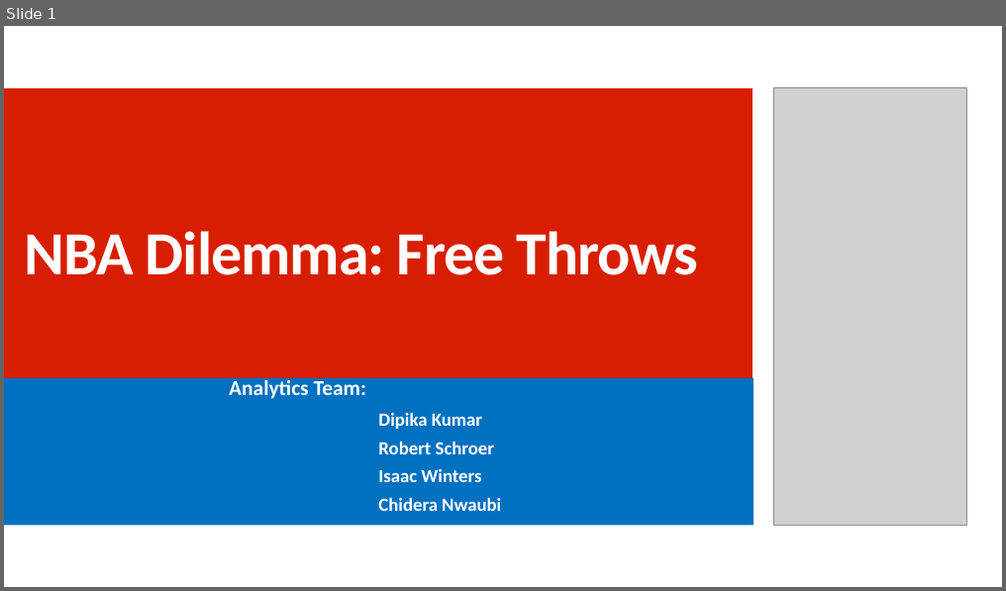
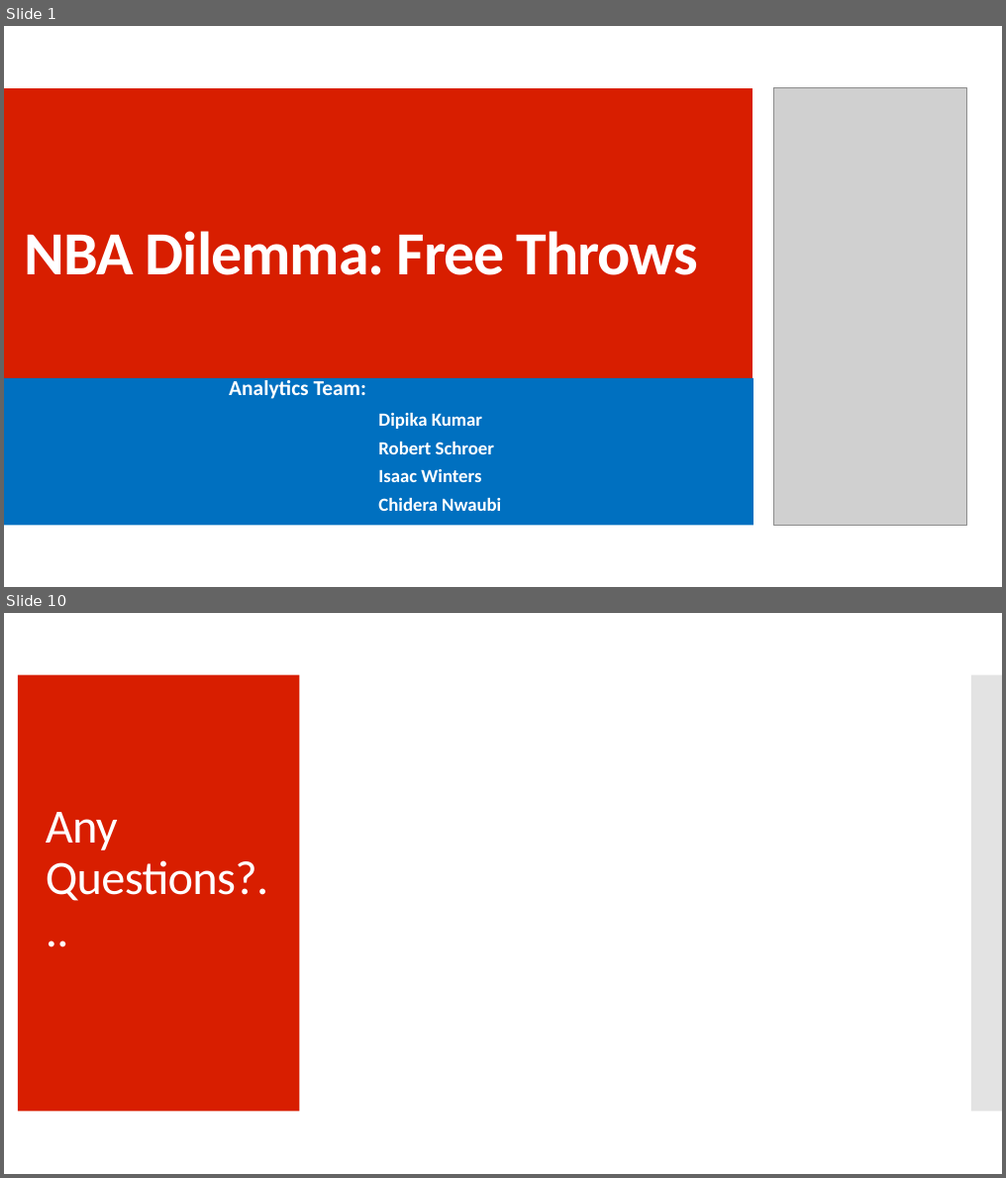
Before and after one commit to cnwaubi/LuckyNumber7, a slide deck: Presentation.pptx. Shown one above the other, each under a label of ours: slide 1 before the commit, slides 1 and 10 after it; the slides between them are not shown. The pictures are 1006x591 and 1006x1178 pixels, drawn with LibreOffice and Linux fonts; fonts in the diff are those of the drawing; grey boxes stand for pictures. Boxes give left, top, right and bottom in pixels: in the first picture for what was removed or moved away, otherwise in the second. Text is boxed around its words. In the diff, an @@ line names an element or a change of style, - is before the commit and + after.

```diff
--- a/Presentation.pptx
+++ b/Presentation.pptx
@@ slide 10 added at [4, 613, 1002, 1174], background #FFFFFF @@
@@ rectangle added at [18, 675, 300, 1112], fill #D81E00 @@
@@ rectangle added at [971, 675, 1002, 1112], fill #C8C8C8 at 50% opacity @@
@@ title added at [46, 812, 268, 901], 46 pt, text #FFFFFF @@
+Any Questions?...
```
Also in this commit, not shown: 7 other slides added, 7 other files.
